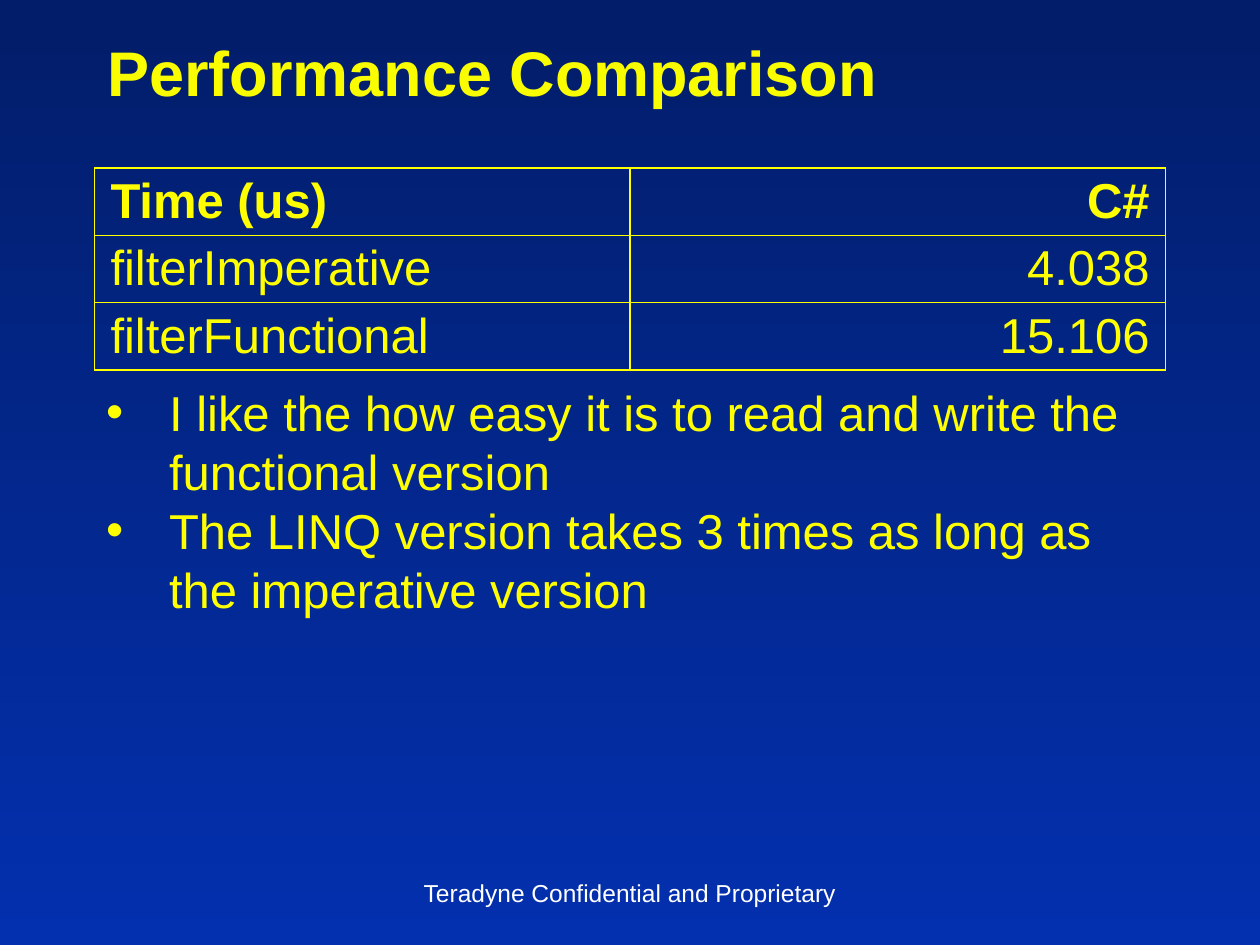
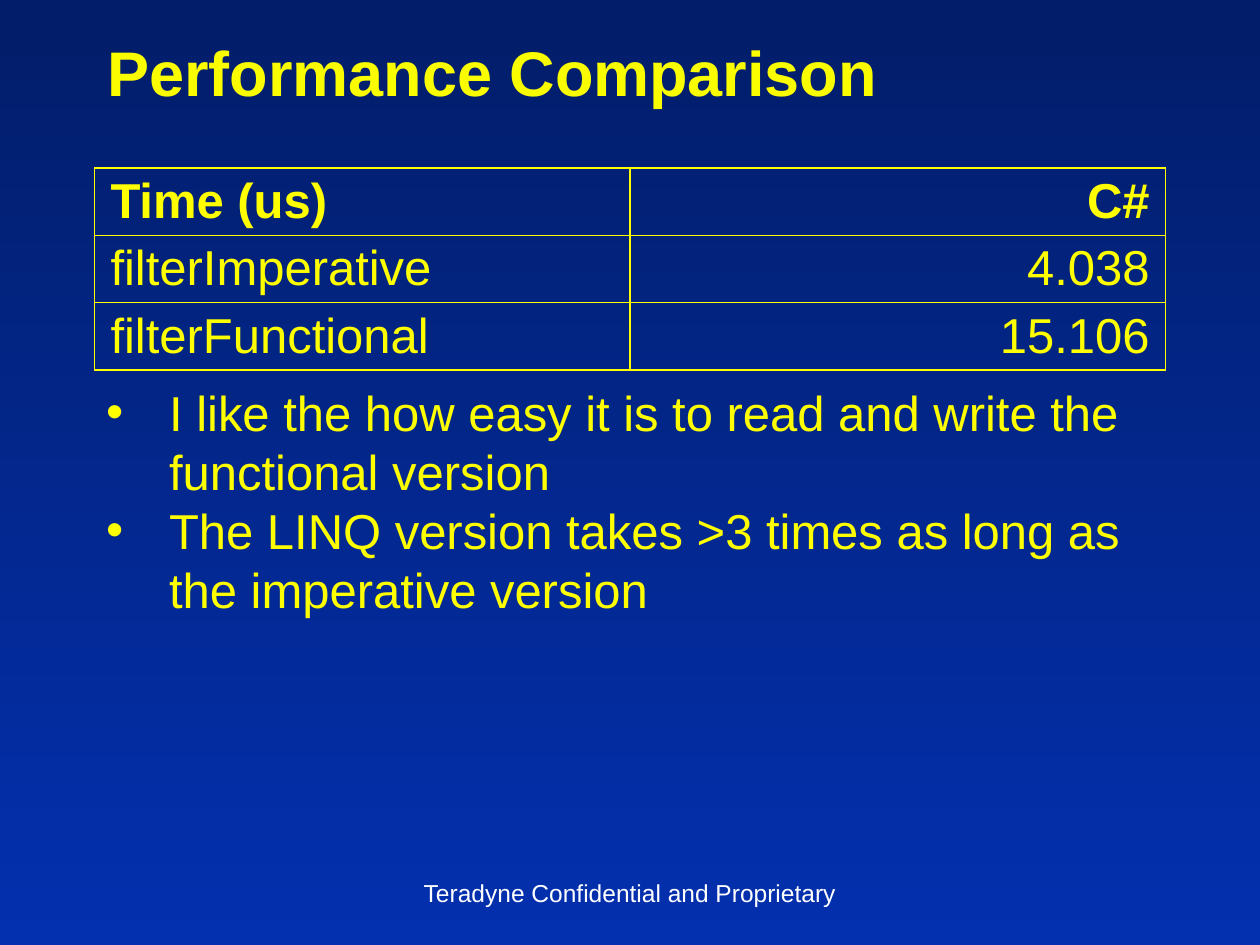
Before and after one commit to insideoutclub/Euler, a slide deck: slide 13 of FiveEasyPieces1.pptx. Drawn at 1260x945 pixels with LibreOffice and Linux fonts; fonts in the diff are those of the drawing. Boxes give left, top, right and bottom in pixels: in the first picture for what was removed or moved away, otherwise in the second. Text is boxed around its words. In the diff, an @@ line names an element or a change of style, - is before the commit and + after.

```diff
--- a/FiveEasyPieces1.pptx
+++ b/FiveEasyPieces1.pptx
@@ text at [169,513,1120,618]: text changed @@
-• The LINQ version takes 3 times as long as the imperative version
+• The LINQ version takes >3 times as long as the imperative version
```
Also in this commit, not shown: 3 other files.
